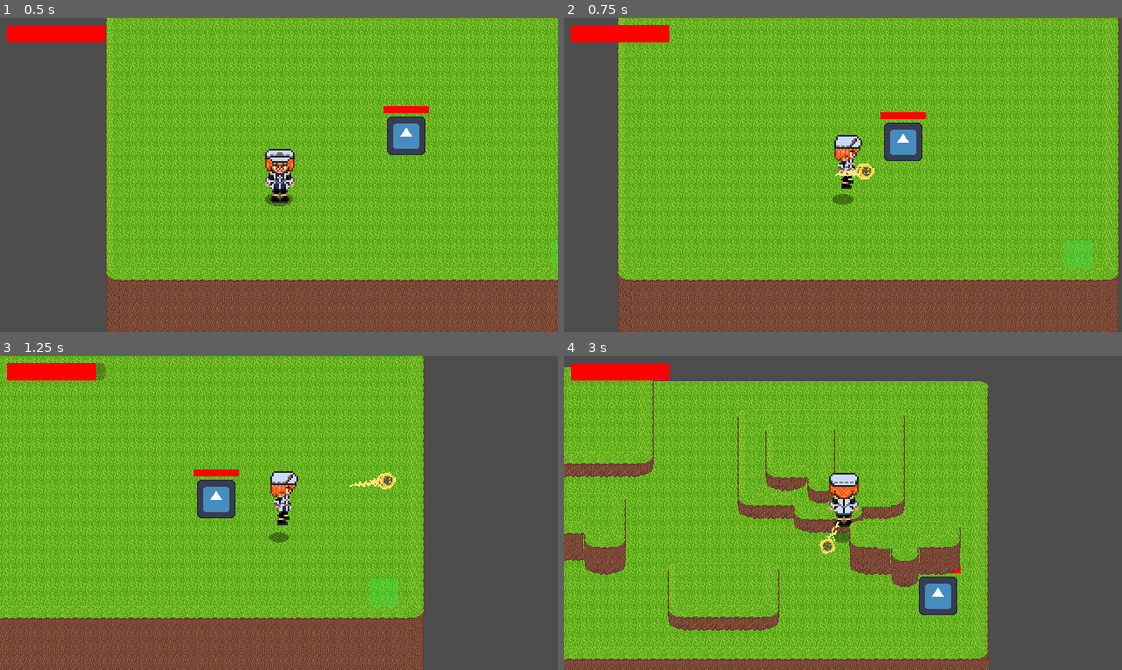
Above: before the commit, frames 1-4 (two rows, left to right).
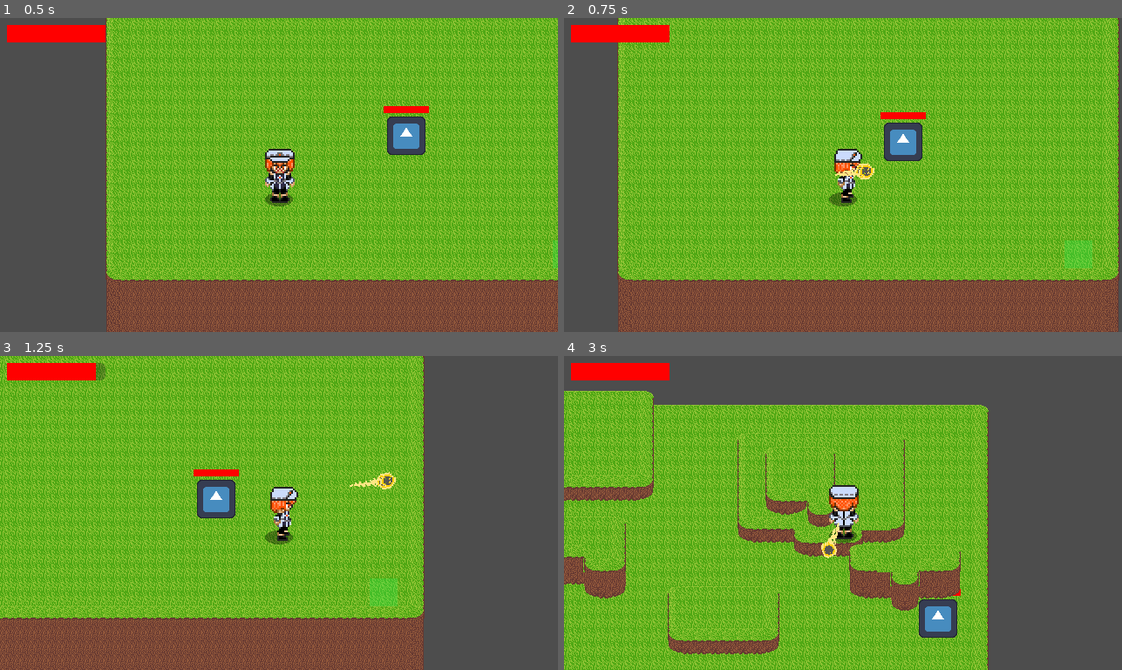
Above: after the commit, the same moments.

Repository: NiroJr/TheHerosFall
Game: Godot game, scene res://Scenes/main.tscn
Same seed, same stepped clock (60 frames per second), same inputs: the game is played once before the commit and once after it. The engine's default icon, where the game draws it, is replaced by a stand-in: a white triangle on a blue panel in a dark square.
Inputs (mouse positions are in pixels of both pictures, inside the frame that each line leads up to):
- Up to frame 1 (0.5 s): no input
- Up to frame 2 (0.75 s): move the mouse to (965, 159) at 0.52 s; hold D (Right) from 0.53 s (still down); tap Space (Jump) at 0.6 s; click (965, 159) at 0.67 s
- Up to frame 3 (1.25 s): keep holding D (Right); tap Space (Jump) at 0.77, 1.07 s
- Up to frame 4 (3 s): move the mouse to (731, 528) at 1.27 s; release D (Right) at 1.28 s; hold S (Down) 1.28-2.03 s; click (731, 528) at 1.35 s; tap Space (Jump) at 1.52, 1.55, 1.82, 2.3, 2.85 s; move the mouse to (898, 443) at 2.02 s; hold D (Right) 2.03-2.78 s; tap X (sword_swing) at 2.1 s; move the mouse to (815, 575) at 2.77 s; hold W (Up) from 2.78 s (still down); click (815, 575) at 2.92 s

Frame 1 is identical in both runs. In frame 2, 0.8% of the frame differs, in the area x 47-54%, y 37-60%; in frame 3, 0.8%; in frame 4, 45%, in the area x 0-77%, y 3-100%.

Commit message:
Changed from jump to Step up

Diff:
--- a/Scripts/player.gd
+++ b/Scripts/player.gd
@@ -19,16 +19,20 @@
 
 var enemies_hit: Array[Node] = []
 const TILE := 16.0
-const JUMP_SPEED := 180.0
+const STEP_UP_SPEED := 160.0
 const GRAVITY := 800.0
 const FEET := Vector2(0, 28) #feet relative to player
 const FOOT_SIZE := Vector2(6, 3) #feet radius
 const FALL_LIMIT := -160.0 #void detection
-
+const CAN_FALL_INTO_VOID := false
+const STEP_UP_PUSH := 8.0
+
+enum { WALK, STEP_UP, FALL }
+var state := WALK
 var elevation := 0
 var z_height := 0.0
 var z_velocity := 0.0
-var in_air := false
+var push_left := Vector2.ZERO
 var floors: Node = null
 var spawn_position := Vector2.ZERO
 var spawn_elevation := 0
@@ -182,28 +186,38 @@
 	health_bar.value = health
 
 func move_with_elevation(delta: float) -> void:
-	_update_jump(delta)
 	if floors == null:
 		move_and_slide()
-		_update_visuals()
 		return
-	var step := velocity * delta
-	if not _can_move(Vector2(step.x, 0)):
-		velocity.x = 0
-	if not _can_move(Vector2(0, step.y)):
-		velocity.y = 0
-	move_and_slide()
-	_update_floor()
+	match state:
+		WALK:
+			var step := velocity * delta
+			if not _can_move(Vector2(step.x, 0)):
+				velocity.x = 0
+			if not _can_move(Vector2(0, step.y)):
+				velocity.y = 0
+			move_and_slide()
+			_check_level_change()
+		STEP_UP:
+			z_height = move_toward(z_height, 0.0, STEP_UP_SPEED * delta)
+			if push_left != Vector2.ZERO:
+				var move := push_left.limit_length(STEP_UP_SPEED * STEP_UP_PUSH / TILE * delta)
+				if _ground_level(_feet_world() + move + move.sign() * FOOT_SIZE) == elevation:
+					move_and_collide(move)
+					push_left -= move
+				else:
+					push_left = Vector2.ZERO
+			if z_height == 0.0 and push_left == Vector2.ZERO:
+				state = WALK
+		FALL:
+			z_velocity -= GRAVITY * delta
+			z_height += z_velocity * delta
+			if _ground_level(_feet_world()) >= 0:
+				if z_height <= 0.0:
+					_land()
+			elif z_height < FALL_LIMIT:
+				_respawn()
 	_update_visuals()
-func _update_jump(delta: float) -> void:
-	if not in_air and Input.is_action_just_pressed("Jump"):
-		in_air = true
-		z_velocity = JUMP_SPEED
-	if in_air:
-		z_velocity -= GRAVITY * delta
-		z_height += z_velocity * delta
-		if floors == null and z_height <= 0:
-			_land()
 
 func _feet_world() -> Vector2:
 	return global_position + FEET + Vector2(0, elevation * TILE)
@@ -231,33 +245,36 @@
 		return true
 	var probe := _feet_world() + step + step.sign() * FOOT_SIZE
 	var ground := _ground_level(probe)
-	if not in_air:
-		return ground == elevation
-	return ground * TILE <= elevation * TILE + z_height
-
-func _update_floor() -> void:
+	if ground < 0:
+		return CAN_FALL_INTO_VOID
+	return ground <= elevation + 1
+
+
+func _check_level_change() -> void:
 	var ground := _ground_level(_feet_world())
-	if not in_air and ground != elevation:
-		in_air = true
-	if not in_air:
+	if ground == elevation:
 		return
-	if ground >= 0 and ground != elevation:
-		var total := elevation * TILE + z_height
-		var shift := (ground - elevation) * TILE
-		global_position.y -= shift
-		$Camera2D.position.y += shift
-		elevation = ground
-		z_height = total - elevation * TILE
-		_update_sort()
-	if ground >= 0 and z_height <= 0:
-		_land()
-	elif ground < 0 and z_height < FALL_LIMIT:
-		_respawn()
+	if ground < 0:
+		state = FALL
+		z_velocity = 0.0
+		return
+	var shift := (ground - elevation) * TILE
+	global_position.y -= shift
+	$Camera2D.position.y += shift
+	z_height = -shift
+	elevation = ground
+	_update_sort()
+	z_velocity = 0.0
+	if shift > 0:
+		state = STEP_UP
+		push_left = velocity.normalized() * STEP_UP_PUSH
+	else:
+		state = FALL
 
 func _land() -> void:
 	z_height = 0.0
 	z_velocity = 0.0
-	in_air = false
+	state = WALK
 
 
 func _respawn() -> void:
@@ -279,4 +296,7 @@
 		return
 	for h in range(1, floors.get_child_count()):
 		var layer := floors.get_child(h) as TileMapLayer
-		layer.y_sort_origin = int(TILE * (h - elevation) - TILE / 2 - FEET.y)
+		if h <= elevation:
+			layer.y_sort_origin = (h - elevation - 1) * 100000
+		else:
+			layer.y_sort_origin = int(TILE * (h - elevation) - TILE / 2 - FEET.y)
